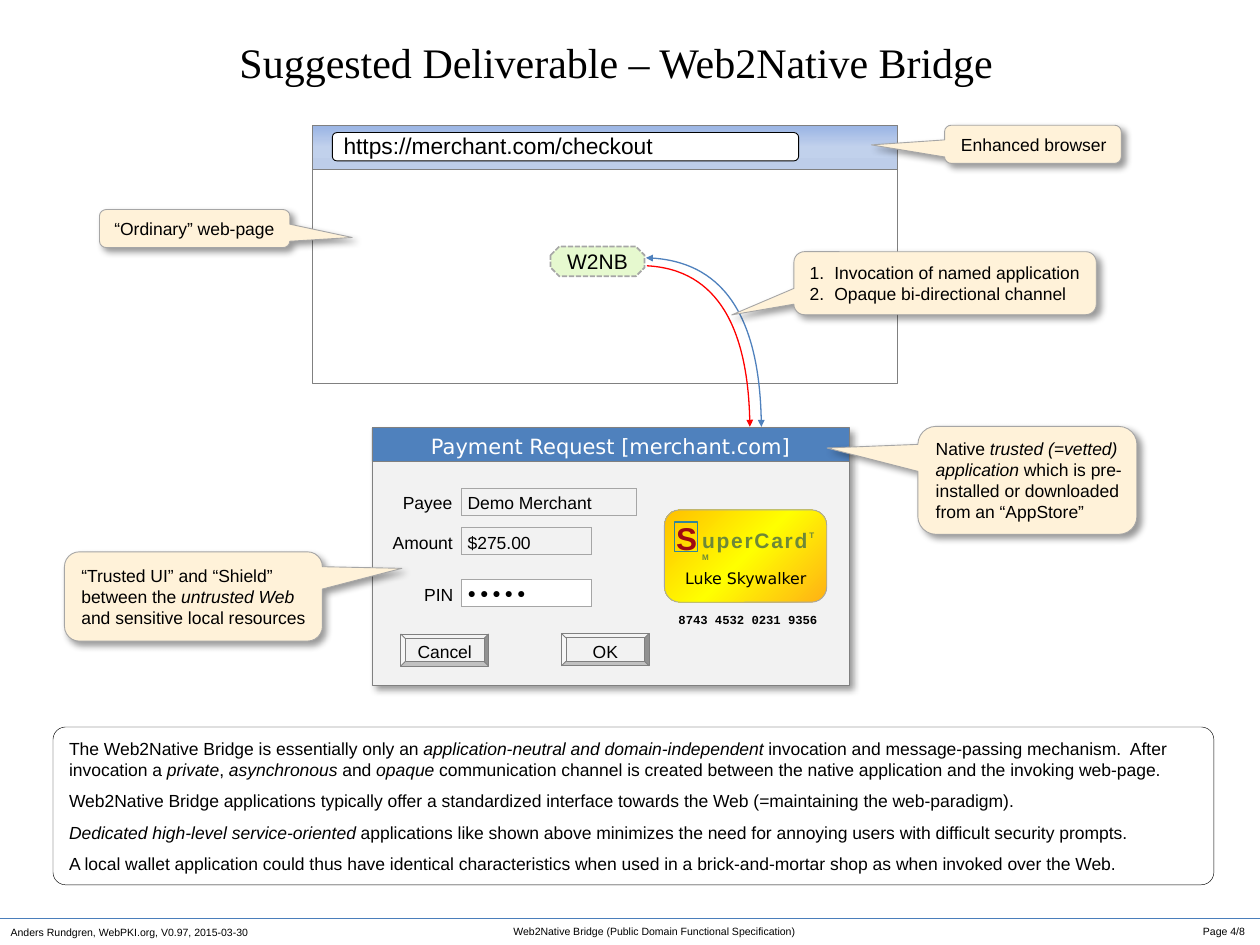
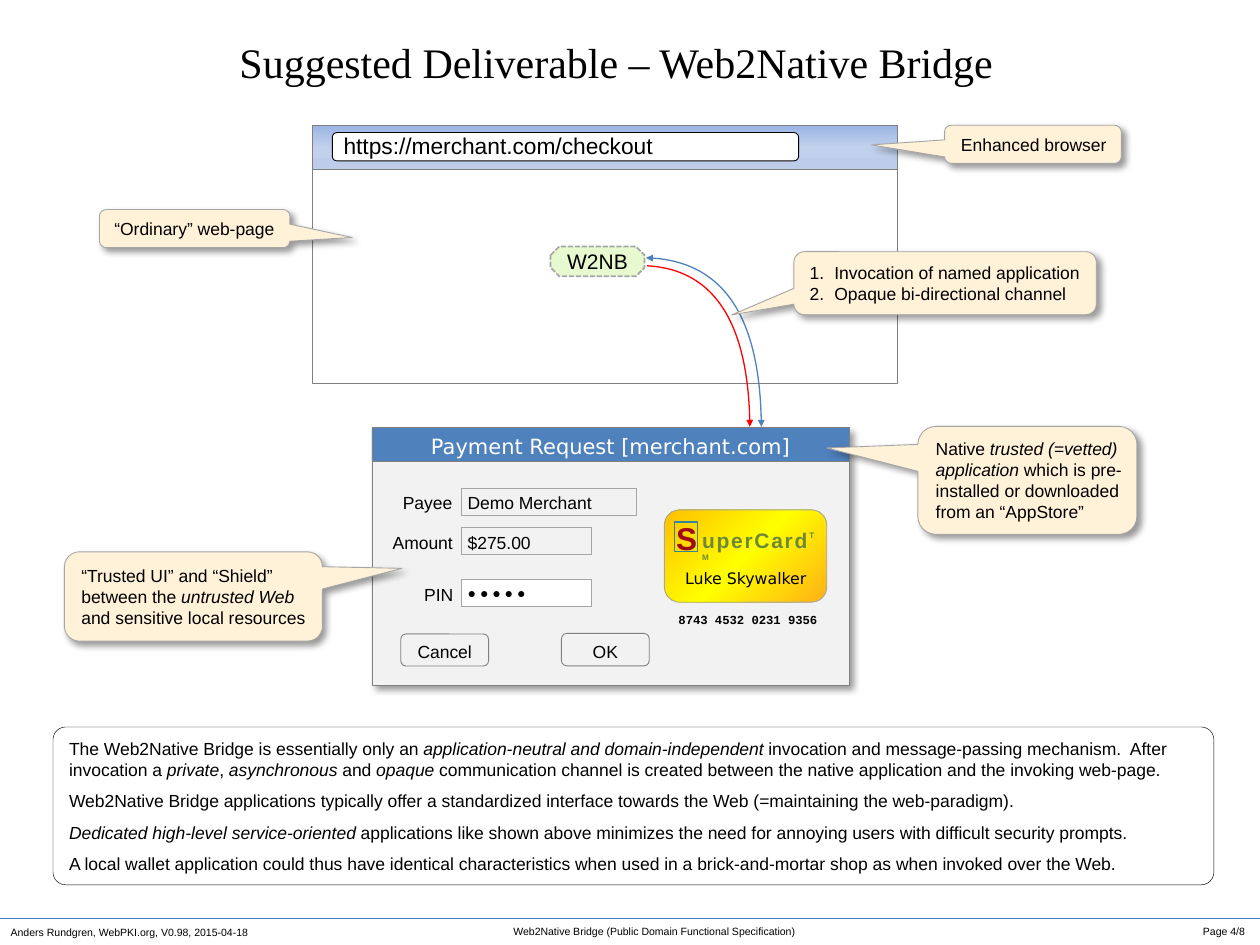
Before and after one commit to cyberphone/openkeystore.old, a slide deck: slide 4 of resources/docs/web2native-bridge.pptx. Drawn at 1260x945 pixels with LibreOffice and Linux fonts; fonts in the diff are those of the drawing. Boxes give left, top, right and bottom in pixels: in the first picture for what was removed or moved away, otherwise in the second. Text is boxed around its words. In the diff, an @@ line names an element or a change of style, - is before the commit and + after.

```diff
--- a/resources/docs/web2native-bridge.pptx
+++ b/resources/docs/web2native-bridge.pptx
@@ rounded rectangle "Cancel" at box(401, 634, 489, 665): bevel to rounded rectangle @@
@@ rounded rectangle "OK" at box(562, 634, 650, 667): bevel to rounded rectangle @@
@@ text at box(11, 928, 248, 938): text changed @@
-Anders Rundgren, WebPKI.org, V0.97, 2015-03-30
+Anders Rundgren, WebPKI.org, V0.98, 2015-04-18
```
Also in this commit, not shown: 7 other slides changed, 1 other file.
